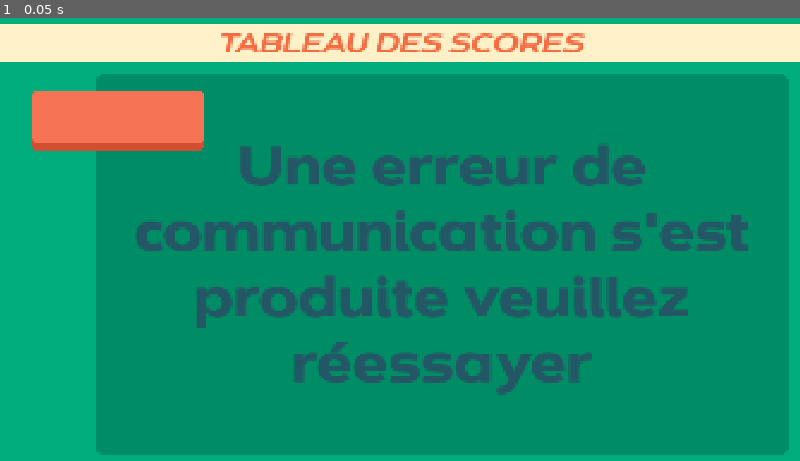
Above: before the commit, frame 1.
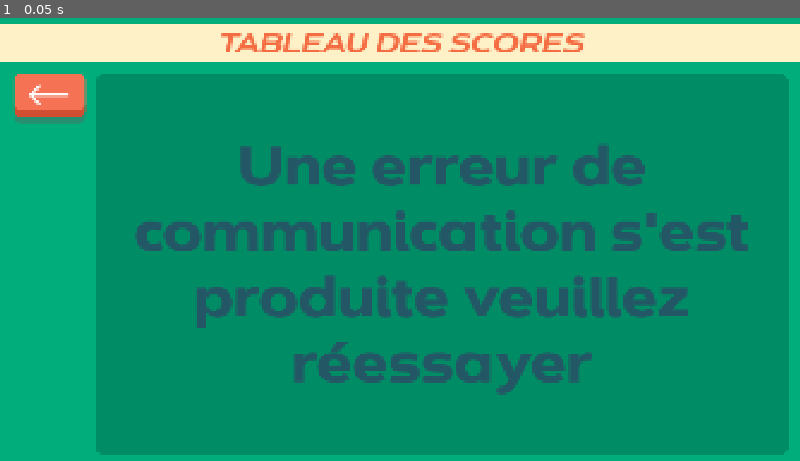
Above: after the commit, the same moment.

Repository: VeryKoolGames/ace_electromenager
Game: Godot game, scene res://Assets/Scenes/Main/leaderboard.tscn
Two runs of this game, one before a commit and one after it. Both use one fixed random seed, a clock stepped at 60 frames per second and the inputs below. This scene is started directly instead of the project's main scene.
Inputs:
- Up to frame 1 (0.05 s): no input

The runs differ from the first frame. In frame 1, 3.2% of the frame differs, in the area x 1-26%, y 12-31%.

Commit message:
added tutorial scene

Diff:
--- a/Arrow_Ben.tscn
+++ b/Arrow_Ben.tscn
@@ -32,6 +32,7 @@
 scale_min = 0.6
 scale_max = 0.8
 scale_over_velocity_max = 141.08
+color = Color(1, 0.792157, 0.262745, 1)
 color_initial_ramp = SubResource("GradientTexture1D_x472e")
 alpha_curve = SubResource("CurveTexture_b720g")
 
--- a/Assets/Scenes/Main/leaderboard.tscn
+++ b/Assets/Scenes/Main/leaderboard.tscn
@@ -8,7 +8,9 @@
 [ext_resource type="Texture2D" uid="uid://ccplne1w8otuf" path="res://Assets/sprites/Pannel2.png" id="6_mrngu"]
 [ext_resource type="PackedScene" uid="uid://dhb6ym1ispdjl" path="res://Assets/Scenes/UI/leaderboard_line.tscn" id="6_o2pn0"]
 [ext_resource type="FontFile" uid="uid://d2qxqeaq1e1rw" path="res://Assets/Fonts/Dienstag_Black.otf" id="7_q2rrb"]
-[ext_resource type="Texture2D" uid="uid://p42u587xblhv" path="res://Assets/sprites/ButtonShape1.png" id="8_vkddw"]
+[ext_resource type="Texture2D" uid="uid://c6k75j71jbvva" path="res://Assets/sprites/ButtonShape3.png" id="8_vkddw"]
+[ext_resource type="Texture2D" uid="uid://bja2y4seta0xy" path="res://Assets/sprites/ButtonShape3_Clicked.png" id="9_4yrqk"]
+[ext_resource type="FontFile" uid="uid://beqh1umr2231" path="res://Assets/Fonts/Dienstag_Light.otf" id="9_vqn08"]
 
 [sub_resource type="StyleBoxTexture" id="StyleBoxTexture_vkddw"]
 texture = ExtResource("2_mrngu")
@@ -133,18 +135,32 @@
 [node name="LeftContainer" type="VBoxContainer" parent="."]
 anchors_preset = 9
 anchor_bottom = 1.0
-offset_right = 247.0
+offset_right = 230.0
 grow_vertical = 2
 
 [node name="MarginBackButton" type="MarginContainer" parent="LeftContainer"]
 layout_mode = 2
-theme_override_constants/margin_left = 35
-theme_override_constants/margin_top = 150
-theme_override_constants/margin_right = 40
+theme_override_constants/margin_left = 0
+theme_override_constants/margin_top = 105
 
 [node name="TextureButton" type="TextureButton" parent="LeftContainer/MarginBackButton"]
 layout_mode = 2
 texture_normal = ExtResource("8_vkddw")
+texture_pressed = ExtResource("9_4yrqk")
+
+[node name="Label" type="Label" parent="LeftContainer/MarginBackButton/TextureButton"]
+layout_mode = 1
+anchors_preset = 15
+anchor_right = 1.0
+anchor_bottom = 1.0
+offset_bottom = -26.0
+grow_horizontal = 2
+grow_vertical = 2
+theme_override_fonts/font = ExtResource("9_vqn08")
+theme_override_font_sizes/font_size = 128
+text = "←"
+horizontal_alignment = 1
+vertical_alignment = 1
 
 [node name="MarginGlobalButton" type="MarginContainer" parent="LeftContainer"]
 visible = false
--- a/Assets/Scenes/Main/start_menu.tscn
+++ b/Assets/Scenes/Main/start_menu.tscn
@@ -1,3 +1,11 @@
 [gd_scene format=3 uid="uid://dgkq2d5pihdty"]
 
-[node name="Main" type="Node2D"]
+[node name="Main" type="CanvasLayer"]
+
+[node name="StartMenuUI" type="Control" parent="."]
+layout_mode = 3
+anchors_preset = 15
+anchor_right = 1.0
+anchor_bottom = 1.0
+grow_horizontal = 2
+grow_vertical = 2
--- /dev/null
+++ b/Assets/Scenes/Main/tutorial.tscn
@@ -0,0 +1,339 @@
+[gd_scene load_steps=24 format=3 uid="uid://clwemynit8mdd"]
+
+[ext_resource type="Texture2D" uid="uid://dm7rgdb11qix7" path="res://Assets/sprites/Barrières.png" id="1_wbeqx"]
+[ext_resource type="Texture2D" uid="uid://brrvj0sm0bo5d" path="res://Assets/sprites/Terrain.png" id="2_6rwrp"]
+[ext_resource type="PackedScene" uid="uid://ch6ioi1a5wa3a" path="res://Assets/Scenes/Player/player.tscn" id="3_paycb"]
+[ext_resource type="Script" uid="uid://wmghkk13ua2p" path="res://Assets/Scripts/Managers/machine_spawn_manager.gd" id="4_wu0vg"]
+[ext_resource type="PackedScene" uid="uid://jpu8tq6f64pl" path="res://Assets/Scenes/Machines/fridge.tscn" id="5_jrs6e"]
+[ext_resource type="PackedScene" uid="uid://d1ysdhtre3o3c" path="res://Assets/Scenes/Machines/washing_machine.tscn" id="6_tywnt"]
+[ext_resource type="PackedScene" uid="uid://b6kkr3s5xpkl0" path="res://Assets/Scenes/Machines/dishwasher.tscn" id="7_3t7ke"]
+[ext_resource type="PackedScene" uid="uid://bkqrb8awldbnr" path="res://Assets/Scenes/Machines/microwave.tscn" id="8_ht2wp"]
+[ext_resource type="PackedScene" uid="uid://c0e7ig0yj3wpm" path="res://Assets/Scenes/PowerUps/power_up_triple_shot.tscn" id="9_gejnh"]
+[ext_resource type="PackedScene" uid="uid://bsupmiojogari" path="res://Assets/Scenes/PowerUps/power_up_fast_spawn_shot.tscn" id="10_oea5r"]
+[ext_resource type="PackedScene" uid="uid://bfmol8xs0h0u0" path="res://Assets/Scenes/PowerUps/power_up_rebound_shot.tscn" id="11_v6o7g"]
+[ext_resource type="Texture2D" uid="uid://bevmkrhh4178r" path="res://Assets/sprites/Arbitre.png" id="12_l8q8i"]
+[ext_resource type="Script" uid="uid://cjak1xtq8wcro" path="res://Assets/Scripts/Managers/score_manager.gd" id="13_w35ne"]
+[ext_resource type="PackedScene" uid="uid://kdl6ju7vpr6x" path="res://Assets/Scenes/Components/ui_score_update_component.tscn" id="14_j2r2r"]
+[ext_resource type="FontFile" uid="uid://dcpralwchfa01" path="res://Assets/Fonts/Dienstag_Medium.otf" id="15_377uc"]
+[ext_resource type="FontFile" uid="uid://d2qxqeaq1e1rw" path="res://Assets/Fonts/Dienstag_Black.otf" id="16_ia1vl"]
+[ext_resource type="Script" uid="uid://ywv20fbqmhuo" path="res://Assets/Scripts/UI/power_up_ui_manager.gd" id="19_5qcfn"]
+[ext_resource type="PackedScene" uid="uid://18cfkcpcdxsb" path="res://Assets/Scenes/UI/power_up_line_ui.tscn" id="20_oedxg"]
+[ext_resource type="Script" uid="uid://dqf24e5p7812r" path="res://Assets/Scripts/camera.gd" id="29_o7e8p"]
+[ext_resource type="AudioStream" uid="uid://dsvbg3xv1on2e" path="res://Assets/Sounds/main_music.mp3" id="30_c1lqy"]
+
+[sub_resource type="RectangleShape2D" id="RectangleShape2D_c83bt"]
+size = Vector2(762, 11)
+
+[sub_resource type="RectangleShape2D" id="RectangleShape2D_wi0v3"]
+size = Vector2(29, 2280)
+
+[sub_resource type="RectangleShape2D" id="RectangleShape2D_oe2gw"]
+size = Vector2(3404, 15)
+
+[node name="Main" type="Node2D"]
+
+[node name="ResponsiveLayer" type="CanvasLayer" parent="."]
+
+[node name="Decors" type="Control" parent="ResponsiveLayer"]
+layout_mode = 3
+anchors_preset = 15
+anchor_right = 1.0
+anchor_bottom = 1.0
+grow_horizontal = 2
+grow_vertical = 2
+size_flags_horizontal = 3
+size_flags_vertical = 3
+
+[node name="Background" type="ColorRect" parent="ResponsiveLayer/Decors"]
+layout_mode = 1
+anchors_preset = 15
+anchor_right = 1.0
+anchor_bottom = 1.0
+grow_horizontal = 2
+grow_vertical = 2
+color = Color(0.00392157, 0.72549, 0.517647, 1)
+
+[node name="MarginContainer" type="MarginContainer" parent="ResponsiveLayer/Decors"]
+layout_mode = 1
+anchors_preset = 15
+anchor_right = 1.0
+anchor_bottom = 1.0
+grow_horizontal = 2
+grow_vertical = 2
+theme_override_constants/margin_left = 150
+theme_override_constants/margin_top = 120
+theme_override_constants/margin_right = 150
+
+[node name="ColorRect" type="ColorRect" parent="ResponsiveLayer/Decors/MarginContainer"]
+layout_mode = 2
+color = Color(0.960784, 0.447059, 0.329412, 1)
+
+[node name="MarginContainer2" type="MarginContainer" parent="ResponsiveLayer/Decors"]
+layout_mode = 1
+anchors_preset = 15
+anchor_right = 1.0
+anchor_bottom = 1.0
+grow_horizontal = 2
+grow_vertical = 2
+theme_override_constants/margin_left = 120
+theme_override_constants/margin_right = 120
+
+[node name="Edges" type="TextureRect" parent="ResponsiveLayer/Decors/MarginContainer2"]
+layout_mode = 2
+texture = ExtResource("1_wbeqx")
+expand_mode = 1
+
+[node name="MarginContainer3" type="MarginContainer" parent="ResponsiveLayer/Decors"]
+layout_mode = 1
+anchors_preset = 15
+anchor_right = 1.0
+anchor_bottom = 1.0
+grow_horizontal = 2
+grow_vertical = 2
+theme_override_constants/margin_left = 150
+theme_override_constants/margin_top = 250
+theme_override_constants/margin_right = 150
+theme_override_constants/margin_bottom = 20
+
+[node name="TennisField" type="TextureRect" parent="ResponsiveLayer/Decors/MarginContainer3"]
+layout_mode = 2
+texture = ExtResource("2_6rwrp")
+expand_mode = 1
+
+[node name="PlayerPos" type="Control" parent="ResponsiveLayer"]
+layout_mode = 3
+anchors_preset = 7
+anchor_left = 0.5
+anchor_top = 1.0
+anchor_right = 0.5
+anchor_bottom = 1.0
+offset_left = -20.0
+offset_top = -40.0
+offset_right = 20.0
+offset_bottom = -98.0
+grow_horizontal = 2
+grow_vertical = 0
+
+[node name="Player" parent="ResponsiveLayer/PlayerPos" instance=ExtResource("3_paycb")]
+
+[node name="Spawner" type="Node2D" parent="ResponsiveLayer" node_paths=PackedStringArray("spawn_control")]
+y_sort_enabled = true
+script = ExtResource("4_wu0vg")
+spawn_control = NodePath("../SpawnZone")
+machines = Array[PackedScene]([ExtResource("5_jrs6e"), ExtResource("6_tywnt"), ExtResource("7_3t7ke"), ExtResource("8_ht2wp")])
+power_ups = Array[PackedScene]([ExtResource("9_gejnh"), ExtResource("10_oea5r"), ExtResource("11_v6o7g")])
+
+[node name="PowerUpCooldown" type="Timer" parent="ResponsiveLayer/Spawner"]
+wait_time = 120.0
+one_shot = true
+
+[node name="NestPos" type="Control" parent="ResponsiveLayer"]
+layout_mode = 3
+anchors_preset = 8
+anchor_left = 0.5
+anchor_top = 0.5
+anchor_right = 0.5
+anchor_bottom = 0.5
+offset_top = 144.0
+offset_right = 20.0
+offset_bottom = 20.0
+grow_horizontal = 2
+grow_vertical = 2
+
+[node name="Nest" type="StaticBody2D" parent="ResponsiveLayer/NestPos"]
+
+[node name="CollisionShape2D" type="CollisionShape2D" parent="ResponsiveLayer/NestPos/Nest"]
+shape = SubResource("RectangleShape2D_c83bt")
+one_way_collision = true
+
+[node name="RefPos" type="Control" parent="ResponsiveLayer"]
+layout_mode = 3
+anchors_preset = 6
+anchor_left = 1.0
+anchor_top = 0.5
+anchor_right = 1.0
+anchor_bottom = 0.5
+offset_left = -40.0
+offset_top = 45.0
+offset_right = -262.0
+offset_bottom = 20.0
+grow_horizontal = 0
+grow_vertical = 2
+
+[node name="RefChair" type="Node2D" parent="ResponsiveLayer/RefPos"]
+
+[node name="Sprite2D" type="Sprite2D" parent="ResponsiveLayer/RefPos/RefChair"]
+scale = Vector2(0.5, 0.5)
+texture = ExtResource("12_l8q8i")
+
+[node name="StaticBody2D" type="StaticBody2D" parent="ResponsiveLayer/RefPos/RefChair"]
+
+[node name="CollisionPolygon2D" type="CollisionPolygon2D" parent="ResponsiveLayer/RefPos/RefChair/StaticBody2D"]
+position = Vector2(0.5, 28)
+polygon = PackedVector2Array(-52.5, 79, -6.5, -102, 50.5, -101, 51.5, 82)
+
+[node name="SpawnZone" type="Control" parent="ResponsiveLayer"]
+layout_mode = 3
+anchors_preset = 15
+anchor_right = 1.0
+anchor_bottom = 1.0
+offset_left = 200.0
+offset_top = 166.0
+offset_right = -200.0
+offset_bottom = -466.0
+grow_horizontal = 2
+grow_vertical = 2
+
+[node name="Walls" type="Node" parent="ResponsiveLayer"]
+
+[node name="LeftWall" type="Control" parent="ResponsiveLayer/Walls"]
+layout_mode = 3
+anchors_preset = 4
+anchor_top = 0.5
+anchor_bottom = 0.5
+offset_left = 140.0
+offset_top = 595.0
+offset_right = -360.0
+offset_bottom = -585.0
+grow_vertical = 2
+
+[node name="Area2D" type="StaticBody2D" parent="ResponsiveLayer/Walls/LeftWall"]
+
+[node name="CollisionShape2D" type="CollisionShape2D" parent="ResponsiveLayer/Walls/LeftWall/Area2D"]
+shape = SubResource("RectangleShape2D_wi0v3")
+
+[node name="RightWall" type="Control" parent="ResponsiveLayer/Walls"]
+layout_mode = 3
+anchors_preset = 6
+anchor_left = 1.0
+anchor_top = 0.5
+anchor_right = 1.0
+anchor_bottom = 0.5
+offset_right = -140.0
+grow_horizontal = 0
+grow_vertical = 2
+
+[node name="Area2D" type="StaticBody2D" parent="ResponsiveLayer/Walls/RightWall"]
+
+[node name="CollisionShape2D" type="CollisionShape2D" parent="ResponsiveLayer/Walls/RightWall/Area2D"]
+shape = SubResource("RectangleShape2D_wi0v3")
+
+[node name="TopWall" type="Control" parent="ResponsiveLayer/Walls"]
+layout_mode = 3
+anchors_preset = 5
+anchor_left = 0.5
+anchor_right = 0.5
+offset_left = -20.0
+offset_top = 115.0
+offset_right = 20.0
+offset_bottom = 40.0
+grow_horizontal = 2
+
+[node name="Area2D" type="StaticBody2D" parent="ResponsiveLayer/Walls/TopWall"]
+
+[node name="CollisionShape2D" type="CollisionShape2D" parent="ResponsiveLayer/Walls/TopWall/Area2D"]
+shape = SubResource("RectangleShape2D_oe2gw")
+
+[node name="BotWall" type="Control" parent="ResponsiveLayer/Walls"]
+layout_mode = 3
+anchors_preset = 7
+anchor_left = 0.5
+anchor_top = 1.0
+anchor_right = 0.5
+anchor_bottom = 1.0
+offset_left = -20.0
+offset_right = 20.0
+grow_horizontal = 2
+grow_vertical = 0
+
+[node name="Area2D" type="StaticBody2D" parent="ResponsiveLayer/Walls/BotWall"]
+
+[node name="CollisionShape2D" type="CollisionShape2D" parent="ResponsiveLayer/Walls/BotWall/Area2D"]
+shape = SubResource("RectangleShape2D_oe2gw")
+
+[node name="GameUI" type="Control" parent="ResponsiveLayer"]
+layout_mode = 3
+anchors_preset = 15
+anchor_right = 1.0
+anchor_bottom = 1.0
+grow_horizontal = 2
+grow_vertical = 2
+pivot_offset = Vector2(960, 540)
+size_flags_horizontal = 0
+
+[node name="ScoreManager" type="VBoxContainer" parent="ResponsiveLayer/GameUI"]
+layout_mode = 1
+anchors_preset = 2
+anchor_top = 1.0
+anchor_bottom = 1.0
+offset_left = 249.0
+offset_top = -331.0
+offset_right = 549.0
+offset_bottom = -104.0
+grow_vertical = 0
+theme_override_constants/separation = 0
+script = ExtResource("13_w35ne")
+score_ui_component_scene = ExtResource("14_j2r2r")
+
+[node name="ScoreLabel2" type="Label" parent="ResponsiveLayer/GameUI/ScoreManager"]
+layout_mode = 2
+theme_override_colors/font_color = Color(0.815686, 0.313726, 0.196078, 1)
+theme_override_fonts/font = ExtResource("15_377uc")
+theme_override_font_sizes/font_size = 48
+text = "Score: "
+horizontal_alignment = 1
+vertical_alignment = 1
+
+[node name="ScoreLabel" type="Label" parent="ResponsiveLayer/GameUI/ScoreManager"]
+custom_minimum_size = Vector2(300, 0)
+layout_mode = 2
+theme_override_colors/font_color = Color(0.815686, 0.313726, 0.196078, 1)
+theme_override_fonts/font = ExtResource("16_ia1vl")
+theme_override_font_sizes/font_size = 100
+text = "0"
+horizontal_alignment = 1
+vertical_alignment = 1
+
+[node name="MarginContainer" type="MarginContainer" parent="ResponsiveLayer/GameUI/ScoreManager"]
+layout_mode = 2
+theme_override_constants/margin_right = 30
+
+[node name="ScoreBufferLabel" type="Label" parent="ResponsiveLayer/GameUI/ScoreManager/MarginContainer"]
+layout_mode = 2
+theme_override_colors/font_color = Color(1, 0.792157, 0.262745, 1)
+theme_override_fonts/font = ExtResource("16_ia1vl")
+theme_override_font_sizes/font_size = 40
+text = "+ 5"
+horizontal_alignment = 1
+vertical_alignment = 1
+
+[node name="PowerUpContainer" type="Node2D" parent="ResponsiveLayer/GameUI/ScoreManager"]
+position = Vector2(-249, -749)
+
+[node name="PowerUpUI" type="Control" parent="ResponsiveLayer"]
+z_index = 100
+layout_mode = 3
+anchors_preset = 15
+anchor_right = 1.0
+anchor_bottom = 1.0
+grow_horizontal = 2
+grow_vertical = 2
+mouse_filter = 2
+script = ExtResource("19_5qcfn")
+power_up_line_scene = ExtResource("20_oedxg")
+
+[node name="PowerUpContainer" type="VBoxContainer" parent="ResponsiveLayer/PowerUpUI"]
+layout_mode = 0
+offset_left = 40.0
+offset_top = 41.0
+offset_right = 410.0
+offset_bottom = 636.0
+theme_override_constants/separation = 20
+
+[node name="Camera2D" type="Camera2D" parent="."]
+anchor_mode = 0
+script = ExtResource("29_o7e8p")
+
+[node name="AudioStreamPlayer2D" type="AudioStreamPlayer2D" parent="."]
+stream = ExtResource("30_c1lqy")
+autoplay = true
Not shown: 1 places in Assets/Scenes/Main/leaderboard.tscn that only renumber resources
